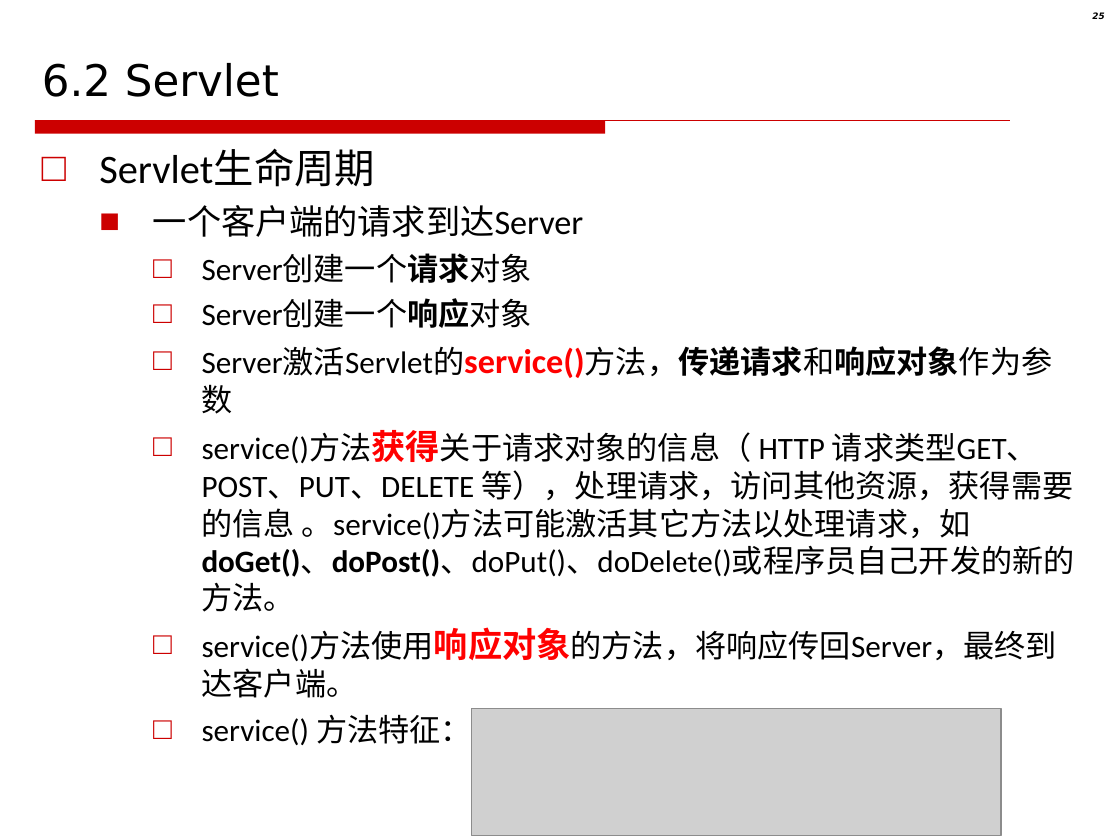
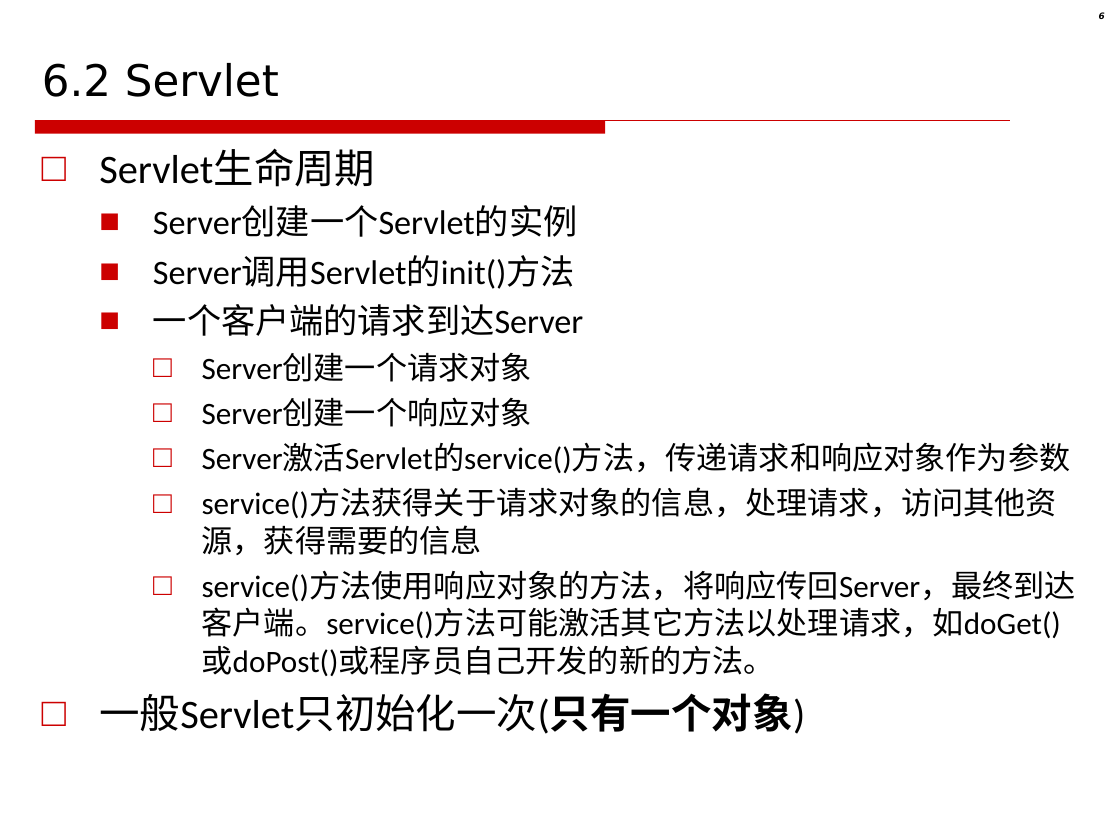
Before and after one commit to akikohaku/CSU-PPT, a slide deck: slide 6 of Web技术-2021/06.servlet.ppt (slide 25 before the commit). Drawn at 1120x840 pixels with LibreOffice and Linux fonts; fonts in the diff are those of the drawing; grey boxes stand for pictures; background and template pictures are left out. Boxes give left, top, right and bottom in pixels: in the first picture for what was removed or moved away, otherwise in the second. Text is boxed around its words. In the diff, an @@ line names an element or a change of style, - is before the commit and + after.

```diff
--- a/Web技术-2021/06.servlet.ppt
+++ b/Web技术-2021/06.servlet.ppt
@@ page number at <box>1099,13,1105,19</box>: text changed @@
-25
+6
@@ text at <box>153,206,578,289</box>: paragraphs added @@
+  ■ Server创建一个Servlet的实例
+  ■ Server调用Servlet的init()方法
@@ text at <box>202,353,1071,473</box>: bold off in "Server创建一个请求对象", "Server创建一个响应对象", "Server激活Servlet的service()方法，传递请求和响应对象作为参数"; size 22 to 20 pt, text colour #FF0000 to #000000 in "Server激活Servlet的service()方法，传递请求和响应对象作为参数" @@
@@ text at <box>99,488,1076,734</box>: text changed @@
-    □ service()方法获得关于请求对象的信息（ HTTP 请求类型GET、POST、PUT、DELETE 等），处理请求，访问其他资源，获得需要的信息 。service()方法可能激活其它方法以处理请求，如doGet()、doPost()、doPut()、doDelete()或程序员自己开发的新的方法。
-    □ service()方法使用响应对象的方法，将响应传回Server，最终到达客户端。
-    □ service() 方法特征：
+    □ service()方法获得关于请求对象的信息，处理请求，访问其他资源，获得需要的信息
+    □ service()方法使用响应对象的方法，将响应传回Server，最终到达客户端。service()方法可能激活其它方法以处理请求，如doGet()或doPost()或程序员自己开发的新的方法。
+□ 一般Servlet只初始化一次(只有一个对象)
@@ picture removed at <box>472,708,1001,836</box> @@
```
Also in this commit, not shown: 7 other slides changed, 3 slides added, 56 slides removed, 19 other files.
